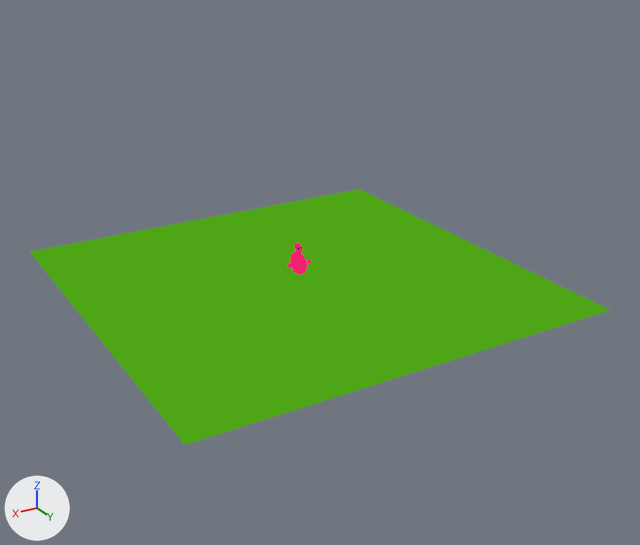
Before and after pictures for a commit that changed the Blender file assets/models/base-models.blend.
Camera for both pictures: a 50 mm lens placed at (30.4, 53.8, 27.0), pointed at (-1.5, 0.7, 0.4). The lights are fixed; the arrows at lower left show +X, +Y and +Z.

The older version as bpy lines, for what is in view:
```python
ob_body = bpy.data.objects.new('Body', me_cube_001)
ob_body.location = (0.0, 0.0, 0.0)
ob_face = bpy.data.objects.new('Face', me_cube_004)
ob_face.location = (0.0, 0.0, 0.0)
ob_grass_base = bpy.data.objects.new('Grass-Base', me_plane)
ob_grass_base.location = (0.0, 0.0, 0.0)
ob_grass_base.scale = (3.09, 3.09, 3.09)
```
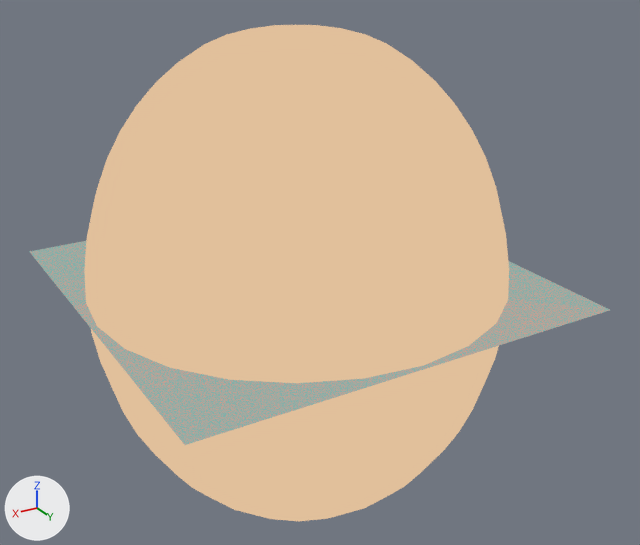
What differs and where, as boxes [x1, y1, x2, y2] in the pictures (640 x 545 px):
'Sky', added: after [84, 25, 509, 521]
'Grass-Base', surface changed (green to grey): [29, 189, 610, 445] in both
'Grass-Base.001', added: after [32, 242, 607, 445]
'Body', surface changed: [290, 252, 307, 274] in both
'Head', surface changed: [295, 243, 302, 253] in both
'Hands', surface changed: [288, 259, 311, 268] in both
part 1 of me_plane, surface changed (green to grey): before [29, 189, 610, 445]; after [29, 241, 610, 445]

What changed in the scene script:
```text
Add img_shadow_gradient_png_001:
    img_shadow_gradient_png_001 = load_image('shadow-gradient.png.001', '../textures/shadow-gradient.png', 5, 1, 'sRGB')
Add img_color_pallet_labelled_png:
    img_color_pallet_labelled_png = load_image('color-pallet-labelled.png', '../textures/color-pallet-labelled.png', 800, 800, 'sRGB')
Change mat_basematerial:
    remove # nodes: CombineXYZ, Math, Mix, OutputMaterial, SeparateColor, TexCoord, TexImage x2
    remove # colours: light grey #dadada
    remove # uses the picture img_color_pallet_png
    remove # uses the picture img_shadow_gradient_png
    nodes: CombineColor, CombineXYZ, Invert, Math, Mix x2, OutputMaterial, SeparateColor, TexCoord, TexImage x2, ValToRGB, VectorMath
    colours: light grey #dadada, white #ffffff, black #000000
    uses the picture img_color_pallet_labelled_png
    uses the picture img_shadow_gradient_png_001
Change me_plane:
    used by ob_grass_base; location = (0.0, 0.0, 0.0); scale = (3.09, 3.09, 3.09)
    remove me_plane.from_pydata(...)  # 4 vertices, 1 face; spans x -5.2..5.2, y -5.2..5.2, z 0.0
    add me_plane.from_pydata(...)  # 76 vertices, 28 faces; spans x -5.2..5.2, y -5.2..5.2, z -0.04..0.17
    me_plane part 1: 1 kept faces spanning x -5.2..5.2, y -5.2..5.2, z 0.0 get new texture (UV) coordinates
Add me_plane_001:
    me_plane_001.from_pydata(...)  # 36 vertices, 25 faces; spans x -5.2..5.2, y -5.2..5.2, z 0.0..0.3
    me_plane_001.materials.append(mat_basematerial)
Add me_sphere:
    me_sphere.from_pydata(...)  # a UV sphere (6 segments, 6 rings, poles along z) spanning x -17.3..17.3, y -20.0..20.0, z -20.0..20.0
    me_sphere.polygons.foreach_set('use_smooth', [True] * 36)
    me_sphere.materials.append(mat_basematerial)
Add ob_grass_base_001:
    ob_grass_base_001 = bpy.data.objects.new('Grass-Base.001', me_plane_001)
    ob_grass_base_001.location = (0.0, 0.0, 0.0)
    ob_grass_base_001.scale = (3.09, 3.09, 3.09)
Add ob_sky:
    ob_sky = bpy.data.objects.new('Sky', me_sphere)
    ob_sky.location = (0.0, 0.0, 0.0)
    ob_sky.scale = (0.985, 0.985, 0.985)
    _m = ob_sky.modifiers.new('Subdivision', 'SUBSURF')
```
